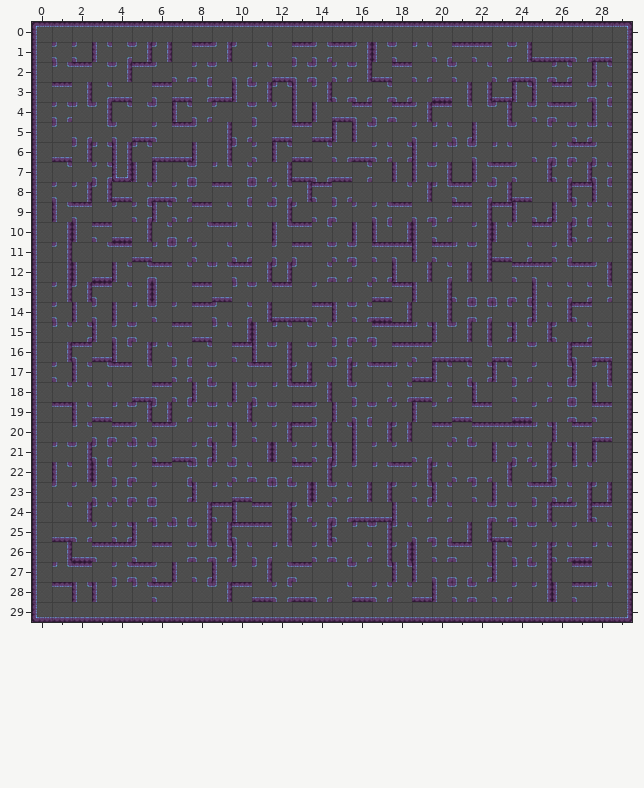
Level history. Tiled map: levels/test1.tmx. That is the earlier state.
Cells are 64x64 px. Shown: x 0..29, y 0..29.
The same view after the edit:
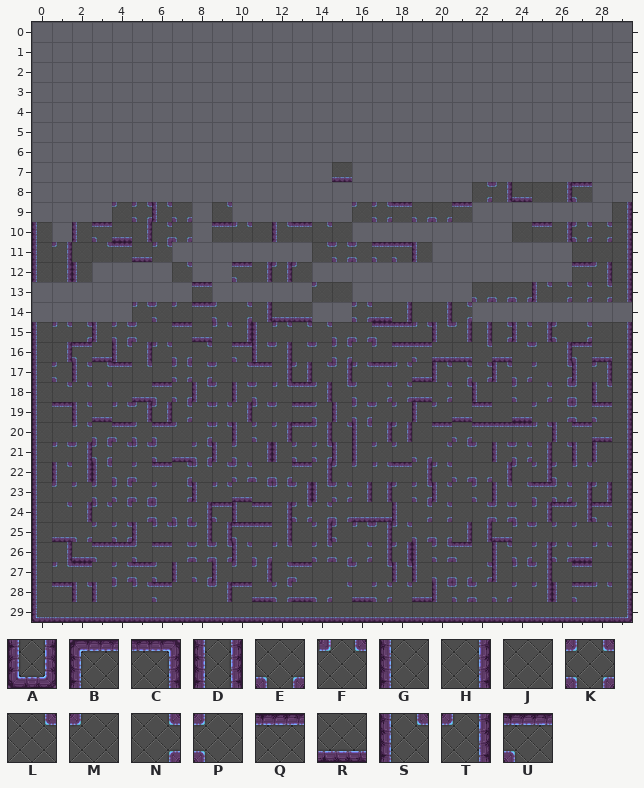
Key: from "tiles": A 6 "tile_286", B 7 "tile_287", C 8 "tile_288", D 11 "tile_309", E 20 "tile_336", F 21 "tile_337", G 22 "tile_338", H 23 "tile_339", J 24 "tile_340", K 25 "tile_341", L 26 "tile_361", M 27 "tile_362", N 28 "tile_363", P 29 "tile_364", Q 30 "tile_365", R 31 "tile_366", S 32 "tile_390", T 33 "tile_391", U 34 "tile_392".
_ is an empty cell.
Change:
{"where": "layer \"Tile Layer 1\""}
{"y":0,"x":0,"old":"BQQQQQQQQQQQQQQQQQQQQQQQQQQQQC","new":"______________________________"}
{"y":1,"x":0,"old":"GPPSNTTJQTMLJUKQTSPFEQUNTRRERH","new":"______________________________"}
{"y":2,"x":0,"old":"GFQLTQMEKMEFRKPKTRQELPLEREKJSH","new":"______________________________"}
{"y":3,"x":0,"old":"GQHNRJURNRSTFGTEENEJRHHRSGQNKH","new":"______________________________"}
{"y":4,"x":0,"old":"GKFTLLMSEMLPMGGRUEUTQLLTLKUMSH","new":"______________________________"}
{"y":5,"x":0,"old":"GMELPRPQMHEMRQRGSMJPFEGLMLLKFH","new":"______________________________"}
{"y":6,"x":0,"old":"GRTFDFRRGHMPSRLERKNGFFPFJEKUPH","new":"______________________________"}
{"y":7,"x":0,"old":"GLJKAGGNPFNEHRE","new":"_______________"}
{"y":7,"x":16,"old":"NJGSTJSUPHKHKH","new":"______________"}
{"y":8,"x":0,"old":"GPTTRNRKMQNMKHUEJJLHFU","new":"______________________"}
{"y":8,"x":28,"old":"SH","new":"__"}
{"y":9,"x":0,"old":"GSUJ","new":"____"}
{"y":9,"x":8,"old":"Q","new":"_"}
{"y":9,"x":10,"old":"LLTMEP","new":"______"}
{"y":9,"x":22,"old":"HQGEGKL","new":"_______"}
{"y":10,"x":1,"old":"H","new":"_"}
{"y":10,"x":8,"old":"L","new":"_"}
{"y":10,"x":16,"old":"GSHGPJTS","new":"________"}
{"y":11,"x":7,"old":"MPLEJPU","new":"_______"}
{"y":11,"x":20,"old":"UFTRNJK","new":"_______"}
{"y":12,"x":3,"old":"RSNU","new":"____"}
{"y":12,"x":8,"old":"LF","new":"__"}
{"y":12,"x":14,"old":"NEMEGHNHHJUUL","new":"_____________"}
{"y":13,"x":0,"old":"GTTULHGJ","new":"________"}
{"y":13,"x":9,"old":"RFMQJ","new":"_____"}
{"y":13,"x":16,"old":"LRQGHE","new":"______"}
{"y":14,"x":0,"old":"GPGPG","new":"_____"}
{"y":14,"x":14,"old":"US","new":"__"}
{"y":14,"x":22,"old":"KFNSHUJH","new":"________"}
